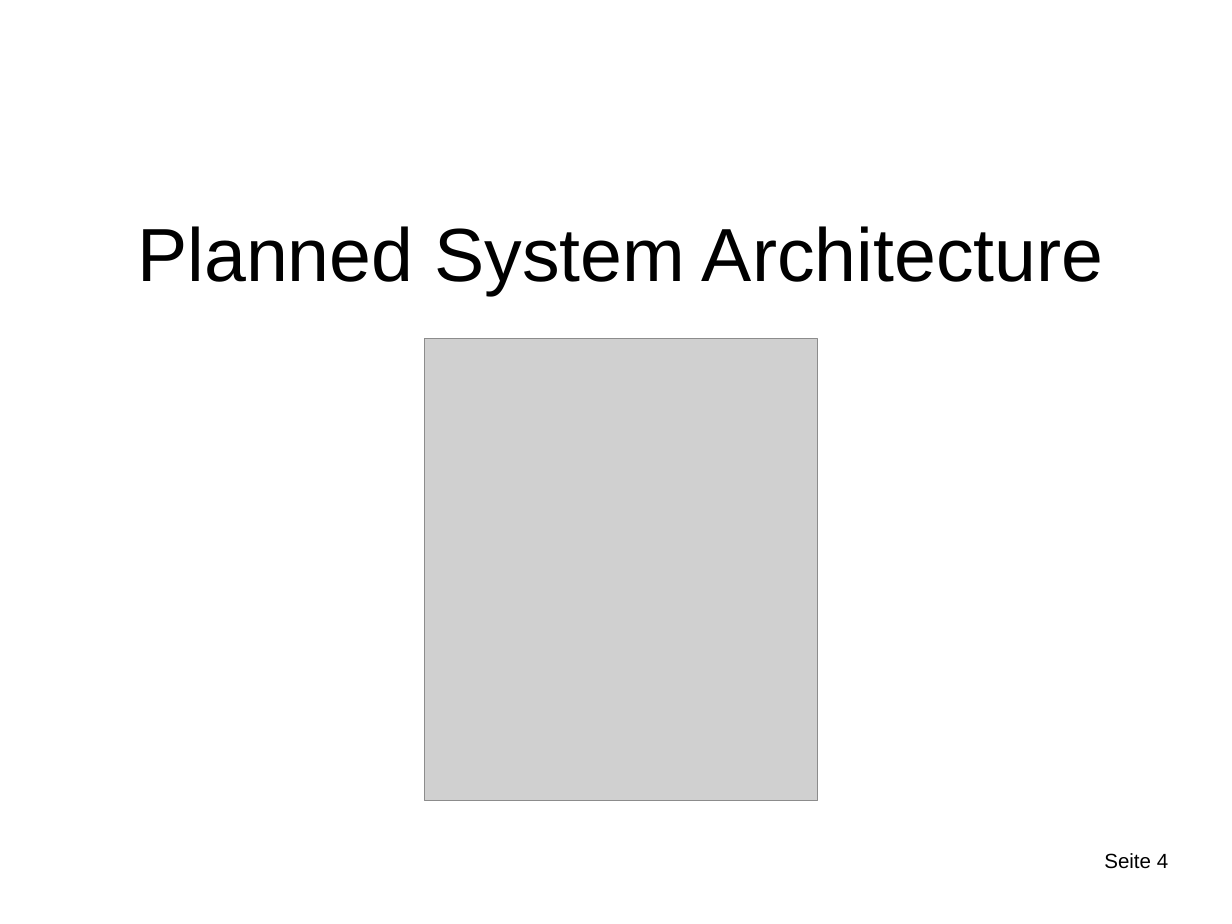
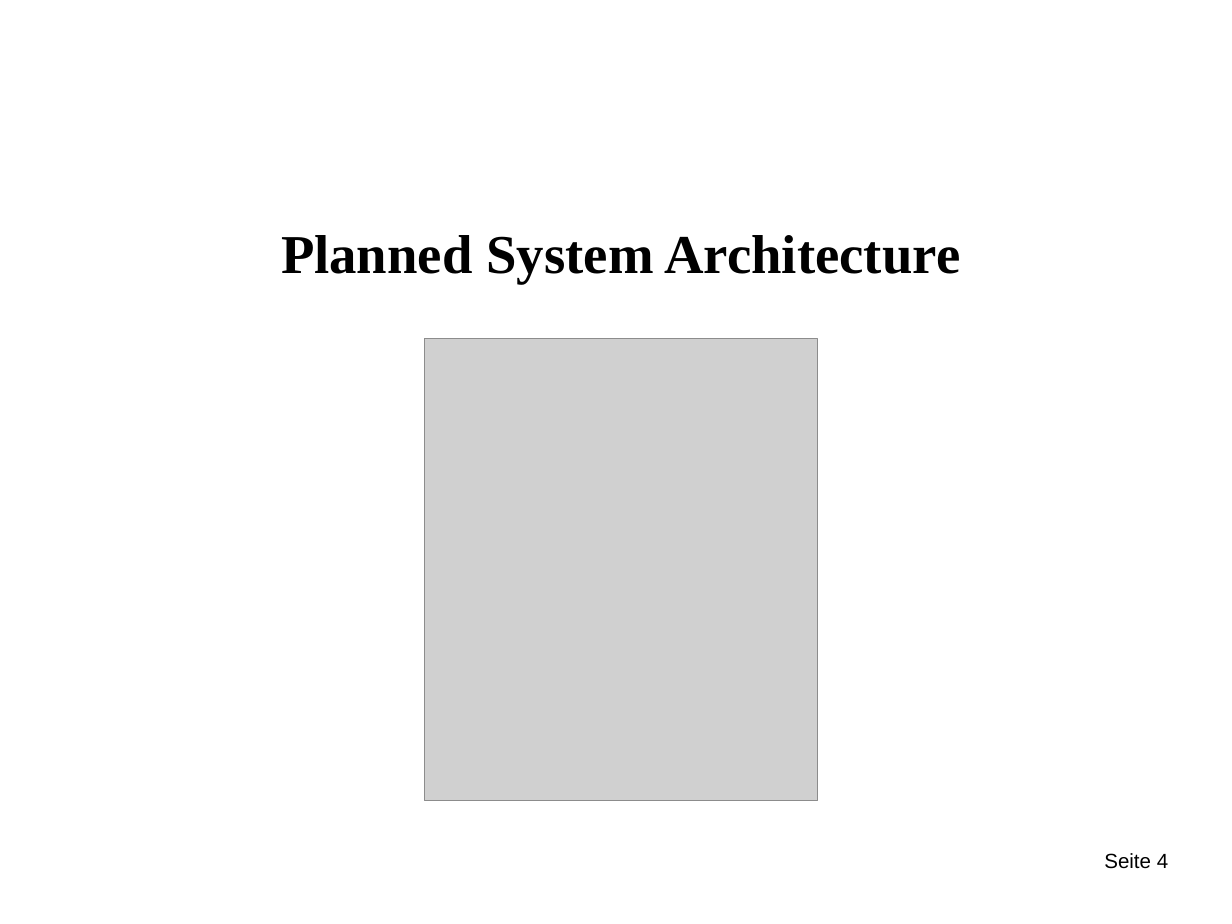
Before and after one commit to MythriManjunath/MarkerlessAR, a slide deck: slide 5 of docs/MarkerlessAR_FinalDemo.pptx. Drawn at 1232x924 pixels with LibreOffice and Linux fonts; fonts in the diff are those of the drawing; grey boxes stand for pictures; background and template pictures are left out. Boxes give left, top, right and bottom in pixels: in the first picture for what was removed or moved away, otherwise in the second. Text is boxed around its words. In the diff, an @@ line names an element or a change of style, - is before the commit and + after.

```diff
--- a/docs/MarkerlessAR_FinalDemo.pptx
+++ b/docs/MarkerlessAR_FinalDemo.pptx
@@ title "Planned System Architecture" at (281, 235, 960, 284): size 44 to 32 pt, font Arial to Times New Roman, bold on @@
```
Also in this commit, not shown: 7 other slides changed, 1 slide added.
